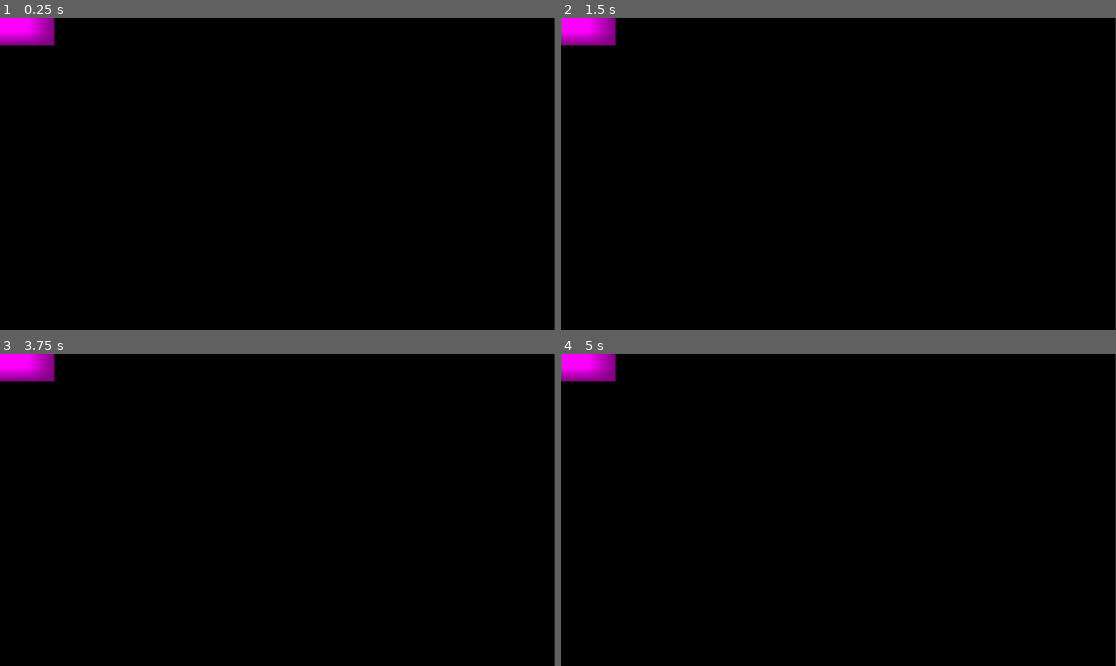
Above: before the commit, frames 1-4 (two rows, left to right).
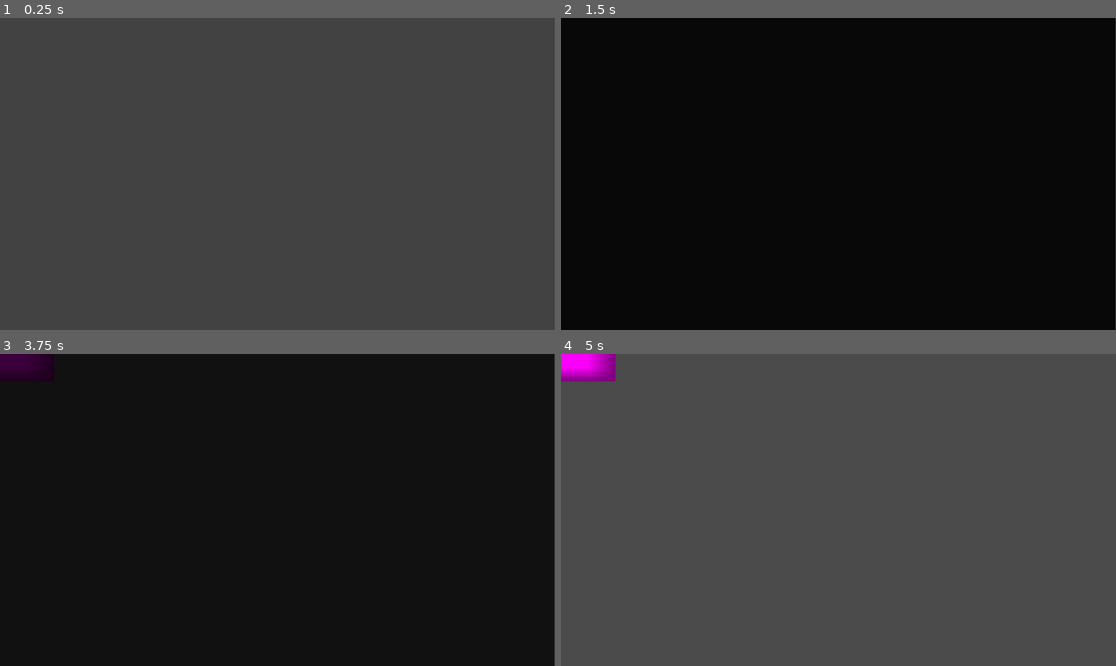
Above: after the commit, the same moments.

Repository: LicoRyte/Inspectors
Game: Godot game, scene res://Scene/Derivertive.tscn
Two runs of this game, one before a commit and one after it. Both use one fixed random seed, a clock stepped at 60 frames per second and the inputs below.
Inputs:
- Up to frame 1 (0.25 s): no input
- Up to frame 2 (1.5 s): tap Enter at 0.5 s; tap Space at 1.25 s
- Up to frame 3 (3.75 s): tap Enter at 2 s; tap Space at 2.75 s
- Up to frame 4 (5 s): no input

The runs differ from the first frame. In frame 1, 100% of the frame differs, in the area x 0-100%, y 0-100%; in frame 2, 0.9%; in frame 3, 0.9%; in frame 4, 99%.

Commit message:
Basic Transition

Diff:
--- a/SingletonScript/SceneChanger.gd
+++ b/SingletonScript/SceneChanger.gd
@@ -1,4 +1,9 @@
 extends Node
+
+
+
+#Does play but not finished
+@onready var scene_animation: AnimationPlayer = $SceneAnimation
 
 var scene = {
 	"Test1": preload("res://Scene/2dscene.tscn"),
@@ -6,7 +11,13 @@
 }
 
 func Change(scene_name):
+
 	if not scene.has(scene_name):
 		print(scene_name, " not cached yet")
 	else:
+		scene_animation.play("Transition")
+		await scene_animation.animation_finished
 		get_tree().change_scene_to_packed(scene[scene_name])
+		print("scene change!")
+		scene_animation.play_backwards("Transition")
+		await scene_animation.animation_finished
--- a/SingletonScript/SceneChanger.tscn
+++ b/SingletonScript/SceneChanger.tscn
@@ -1,11 +1,57 @@
-[gd_scene load_steps=2 format=3 uid="uid://dr6bm0s2lcdf6"]
+[gd_scene load_steps=5 format=3 uid="uid://dr6bm0s2lcdf6"]
 
 [ext_resource type="Script" uid="uid://b1dy03pm1ly5i" path="res://SingletonScript/SceneChanger.gd" id="1_dufpi"]
+
+[sub_resource type="Animation" id="Animation_7epnk"]
+length = 0.001
+tracks/0/type = "value"
+tracks/0/imported = false
+tracks/0/enabled = true
+tracks/0/path = NodePath("ColorRect:modulate")
+tracks/0/interp = 1
+tracks/0/loop_wrap = true
+tracks/0/keys = {
+"times": PackedFloat32Array(0),
+"transitions": PackedFloat32Array(1),
+"update": 0,
+"values": [Color(0, 0, 0, 1)]
+}
+
+[sub_resource type="Animation" id="Animation_dufpi"]
+resource_name = "Transition"
+length = 0.75
+tracks/0/type = "value"
+tracks/0/imported = false
+tracks/0/enabled = true
+tracks/0/path = NodePath("ColorRect:modulate")
+tracks/0/interp = 1
+tracks/0/loop_wrap = true
+tracks/0/keys = {
+"times": PackedFloat32Array(0, 0.5),
+"transitions": PackedFloat32Array(1, 3.13834),
+"update": 0,
+"values": [Color(0, 0, 0, 0), Color(0, 0, 0, 1)]
+}
+
+[sub_resource type="AnimationLibrary" id="AnimationLibrary_7epnk"]
+_data = {
+&"RESET": SubResource("Animation_7epnk"),
+&"Transition": SubResource("Animation_dufpi")
+}
 
 [node name="SceneChanger" type="Node"]
 script = ExtResource("1_dufpi")
 
-[node name="ColorRect" type="ColorRect" parent="."]
+[node name="SceneAnimation" type="AnimationPlayer" parent="."]
+root_node = NodePath("../CanvasLayer")
+libraries = {
+&"": SubResource("AnimationLibrary_7epnk")
+}
+speed_scale = 0.3
+
+[node name="CanvasLayer" type="CanvasLayer" parent="."]
+
+[node name="ColorRect" type="ColorRect" parent="CanvasLayer"]
 modulate = Color(0, 0, 0, 1)
 offset_right = 1151.0
 offset_bottom = 648.0
